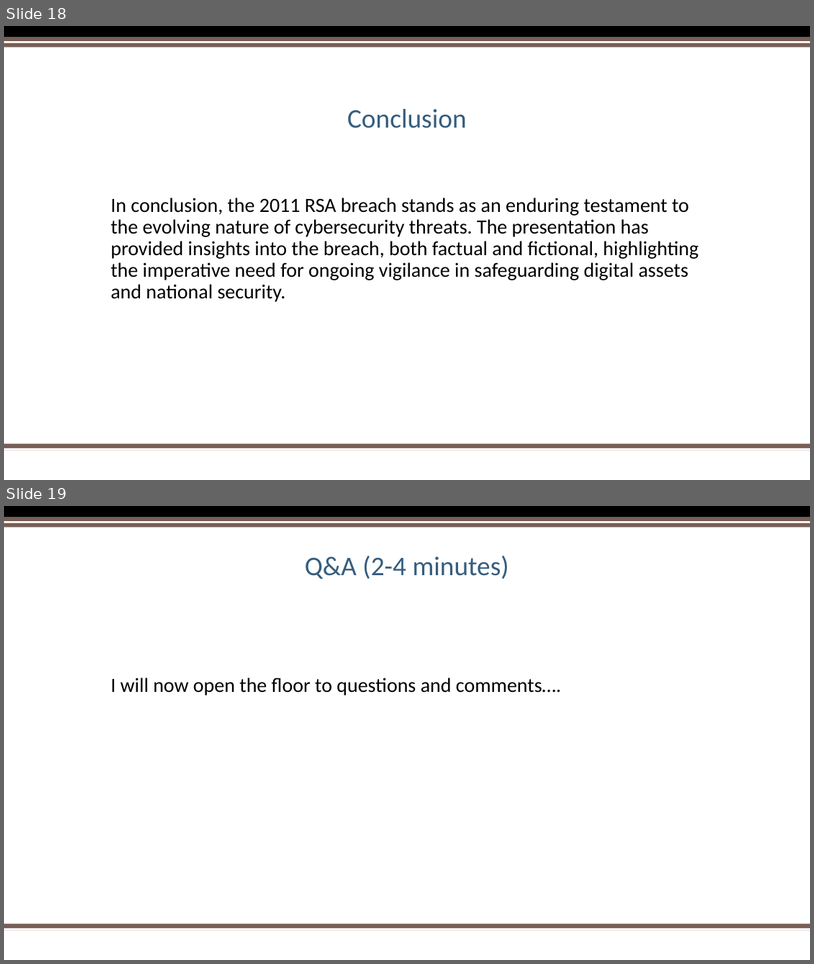
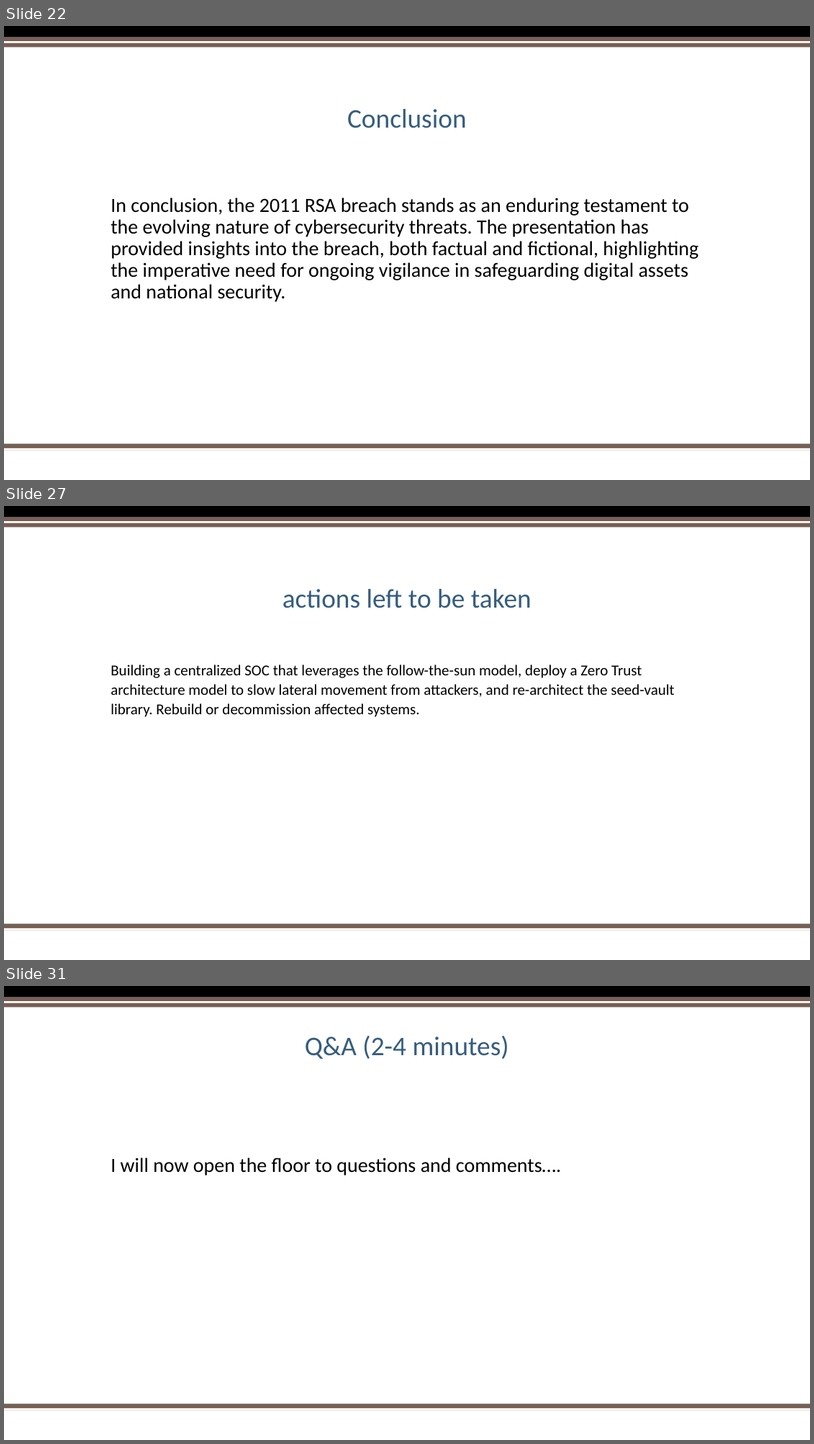
Before and after one commit to 0xTestbuild/IncidentResponseTeam8, a slide deck: lastname_Team8_FA_SlideDeck.pptx. Shown one above the other, each under a label of ours: slides 18 and 19 before the commit, slides 22, 27 and 31 after it; the slides between them are not shown. The pictures are 814x964 and 814x1444 pixels, drawn with LibreOffice and Linux fonts; fonts in the diff are those of the drawing; background and template pictures are left out. Boxes give left, top, right and bottom in pixels: in the first picture for what was removed or moved away, otherwise in the second. Text is boxed around its words. In the diff, an @@ line names an element or a change of style, - is before the commit and + after.

```diff
--- a/lastname_Team8_FA_SlideDeck.pptx
+++ b/lastname_Team8_FA_SlideDeck.pptx
@@ slide 27 added at <box>4,506,810,960</box>, background #FFFFFF; not listed: 5 template elements that a slide beside it also shows @@
@@ title added at <box>283,589,532,608</box>, 32 pt, text #355D7E @@
+actions left to be taken
@@ text added at <box>111,664,674,717</box>, 18 pt, text #000000 @@
+Building a centralized SOC that leverages the follow-the-sun model, deploy a Zero Trust architecture model to slow lateral movement from attackers, and re-architect the seed-vault library. Rebuild or decommission affected systems.
@@ what was slide 18 is now slide 22 @@
@@ what was slide 19 is now slide 31 @@
```
Also in this commit, not shown: 1 slide changed, 12 other slides added, 1 slide removed.
